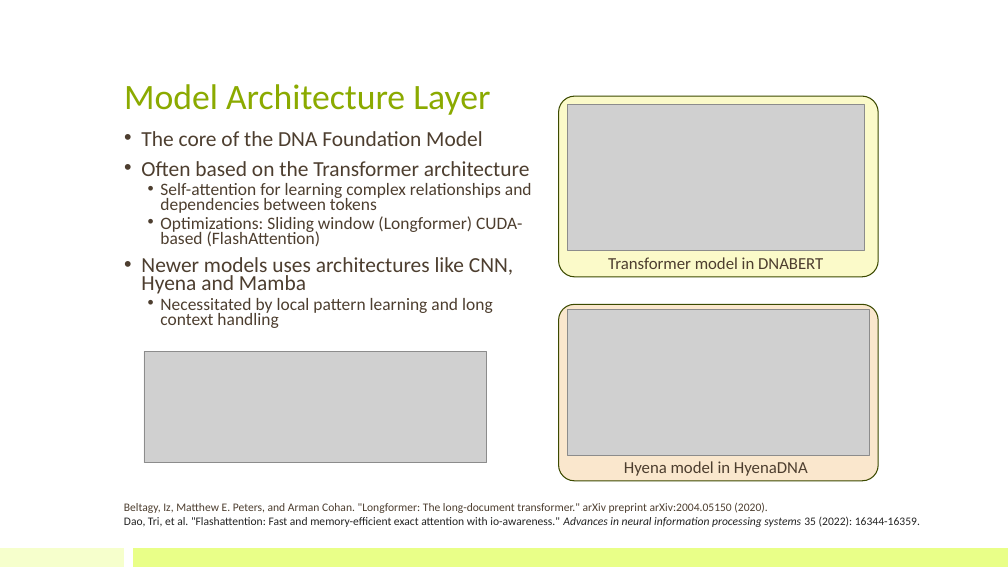
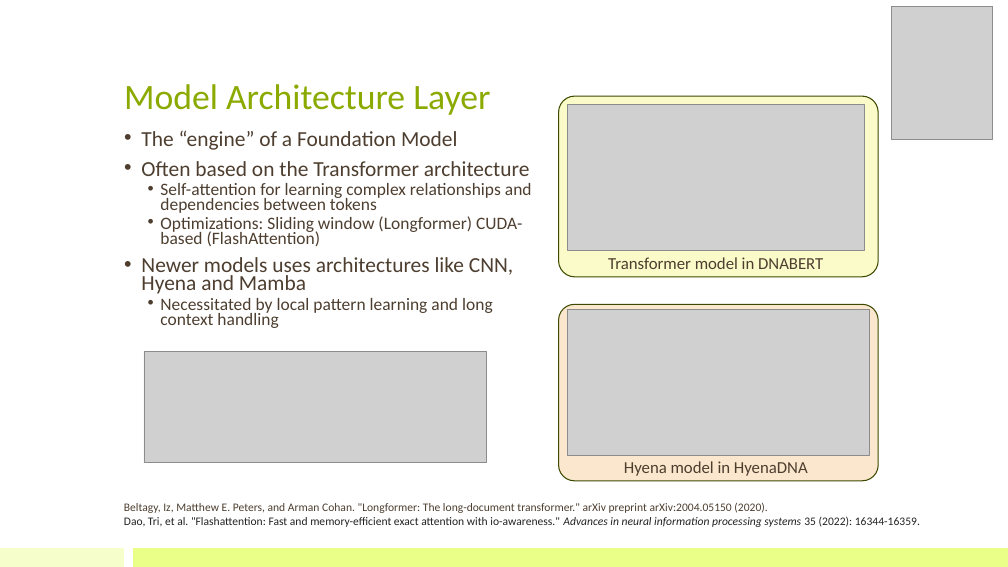
Before and after one commit to bioinfo-kaust/gfm-workshop, a slide deck: slide 6 of lecture_slides/1.day1_before_lunch/lecture_1b_gfm_anatomy.pptx. Drawn at 1008x567 pixels with LibreOffice and Linux fonts; fonts in the diff are those of the drawing; grey boxes stand for pictures. Boxes give left, top, right and bottom in pixels: in the first picture for what was removed or moved away, otherwise in the second. Text is boxed around its words. In the diff, an @@ line names an element or a change of style, - is before the commit and + after.

```diff
--- a/lecture_slides/1.day1_before_lunch/lecture_1b_gfm_anatomy.pptx
+++ b/lecture_slides/1.day1_before_lunch/lecture_1b_gfm_anatomy.pptx
@@ picture added at (892, 6, 993, 139) @@
@@ text at (141, 130, 457, 150): text changed @@
-• The core of the DNA Foundation Model
+• The “engine” of a Foundation Model
```
Also in this commit, not shown: 4 other slides changed, 2 other files.
